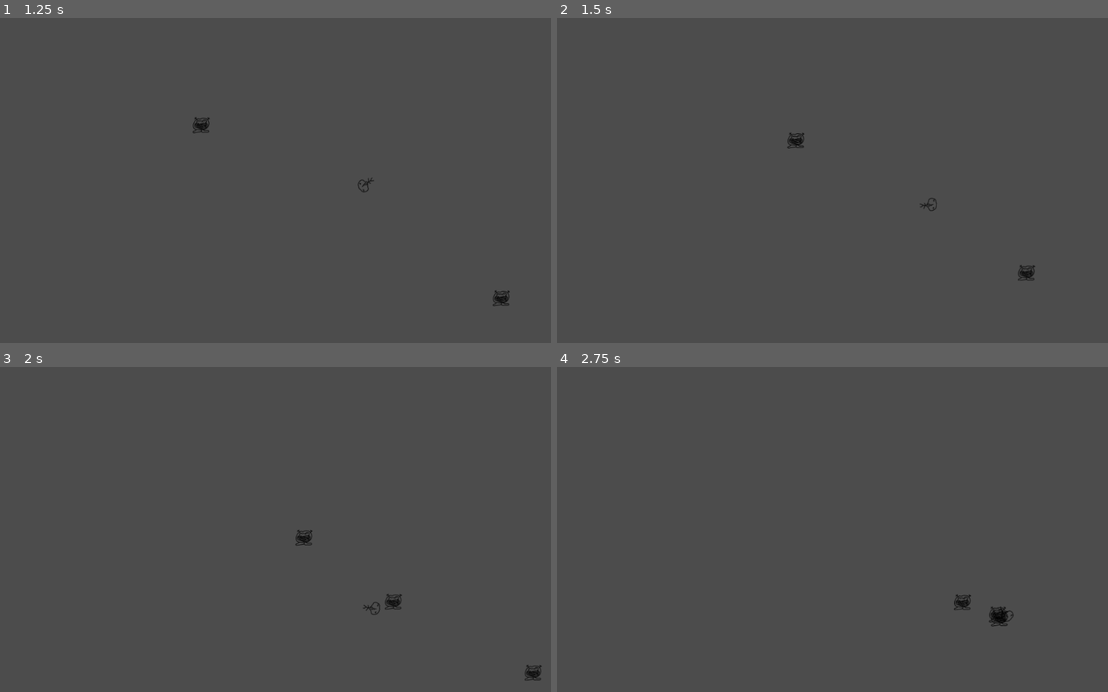
Above: before the commit, frames 1-4 (two rows, left to right).
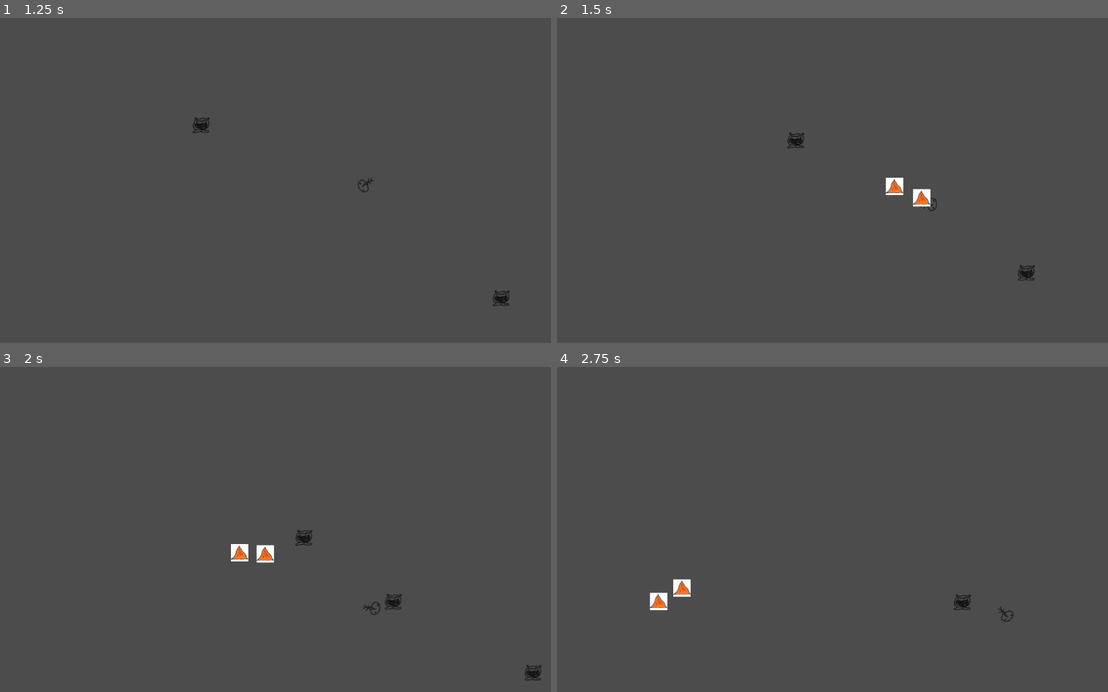
Above: after the commit, the same moments.

Repository: drarbego/Disparos
Game: Godot game, scene res://scenes/World.tscn
Two runs of this game, one before a commit and one after it. Both use one fixed random seed, a clock stepped at 60 frames per second and the inputs below.
Inputs (mouse positions are in pixels of both pictures, inside the frame that each line leads up to):
- Up to frame 1 (1.25 s): move the mouse to (402, 164) at 0.52 s; press the mouse at (402, 164) at 0.53 s; hold D (right) from 0.53 s (still down)
- Up to frame 2 (1.5 s): move the mouse to (722, 196) at 1.27 s; release D (right) at 1.28 s; release the mouse at (722, 196) at 1.28 s; hold S (down) from 1.28 s (still down); click (722, 196) at 1.35 s
- Up to frame 3 (2 s): keep holding S (down)
- Up to frame 4 (2.75 s): move the mouse to (893, 458) at 2.02 s; release S (down) at 2.03 s; press the mouse at (893, 458) at 2.03 s; hold D (right) from 2.03 s (still down)

Frame 1 is identical in both runs. In frame 2, 0.4% of the frame differs, in the area x 59-68%, y 49-59%; in frame 3, 0.3%; in frame 4, 0.5%, in the area x 16-82%, y 65-80%.

Commit message:
added bullets

Diff:
--- a/scenes/World.tscn
+++ b/scenes/World.tscn
@@ -3,7 +3,7 @@
 [ext_resource path="res://scenes/player.tscn" type="PackedScene" id=1]
 [ext_resource path="res://scenes/enemy_spawner.tscn" type="PackedScene" id=2]
 
-[node name="world" type="Node2D"]
+[node name="world" type="Node2D" index="0"]
 
 [node name="player" parent="." index="0" instance=ExtResource( 1 )]
 
--- a/scenes/bullet.tscn
+++ b/scenes/bullet.tscn
@@ -8,7 +8,7 @@
 custom_solver_bias = 0.0
 radius = 10.0
 
-[node name="bullet" type="RigidBody2D" index="0"]
+[node name="bullet" type="RigidBody2D"]
 
 input_pickable = false
 collision_layer = 1
@@ -29,7 +29,7 @@
 angular_velocity = 0.0
 angular_damp = -1.0
 script = ExtResource( 1 )
-speed = 200
+_sections_unfolded = [ "Transform", "Visibility" ]
 
 [node name="shape" type="CollisionShape2D" parent="." index="0"]
 
--- a/scripts/bullet.gd
+++ b/scripts/bullet.gd
@@ -1,15 +1,13 @@
 extends RigidBody2D
 
-export (int) var speed = 200
-# class member variables go here, for example:
-# var a = 2
-# var b = "textvar"
+var player_position = Vector2()
+var direction = Vector2()
+
+func init(player_pos, dir):
+	direction = dir
+	player_position = player_pos
 
 func _ready():
-	# Called when the node is added to the scene for the first time.
-	# Initialization here
-	pass
-
-func _process(delta):
-	# move forward
-	self.position.y += speed * delta
+	print(player_position)
+	position = player_position
+	apply_impulse(position, direction)
--- a/scripts/enemy.gd
+++ b/scripts/enemy.gd
@@ -12,3 +12,5 @@
 	var dist = sqrt(direction.x*direction.x + direction.y*direction.y)
 	if dist > 16:
 		position += direction.normalized() * speed * delta
+	else:
+		self.queue_free()
--- a/scripts/enemy_spawner.gd
+++ b/scripts/enemy_spawner.gd
@@ -1,6 +1,5 @@
 extends Node
 
-var enemy_index = 0;
 const Enemy = preload("res://scenes/enemy.tscn")
 
 func get_spawners():
@@ -12,7 +11,6 @@
 	return spawners
 
 func spawn():
-	print("spawning enemy ", enemy_index)
 	var spawners = get_spawners()
 
 	randomize()
--- a/scripts/player.gd
+++ b/scripts/player.gd
@@ -16,11 +16,14 @@
 	return velocity.normalized() * speed * delta
 
 func fire_listener():
-	if Input.is_action_pressed('click'):
+	if Input.is_action_just_released('click'):
+		print("FIRE!")
 		var bullet = Bullet.instance()
-		bullet.position = position
-		bullet.rotation = rotation
-		self.add_child(bullet)
+		bullet.position = Vector2(0, 0)
+		var dir = get_global_mouse_position() - position
+		var world = get_node("/root/world")
+		bullet.init(position, dir)
+		world.add_child(bullet)
 
 func look_at_mouse():
 	var mouse_pos = get_global_mouse_position()
